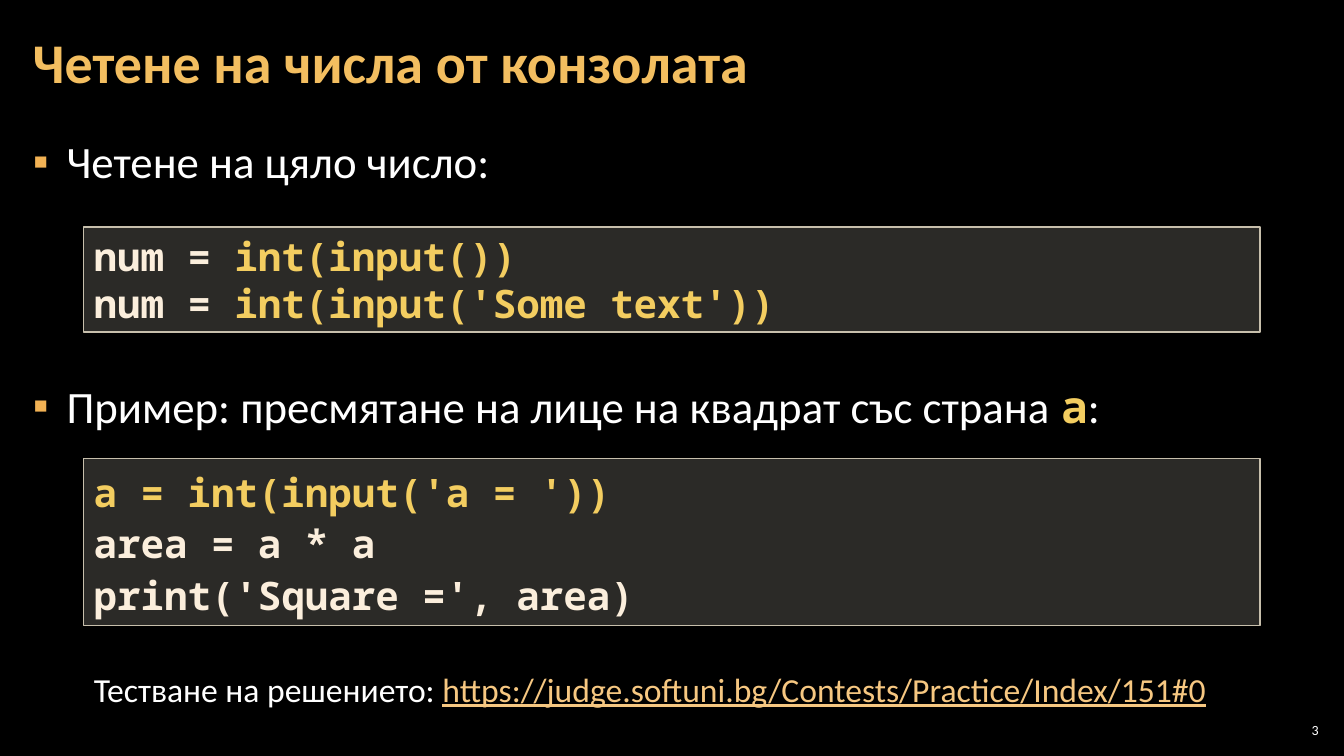
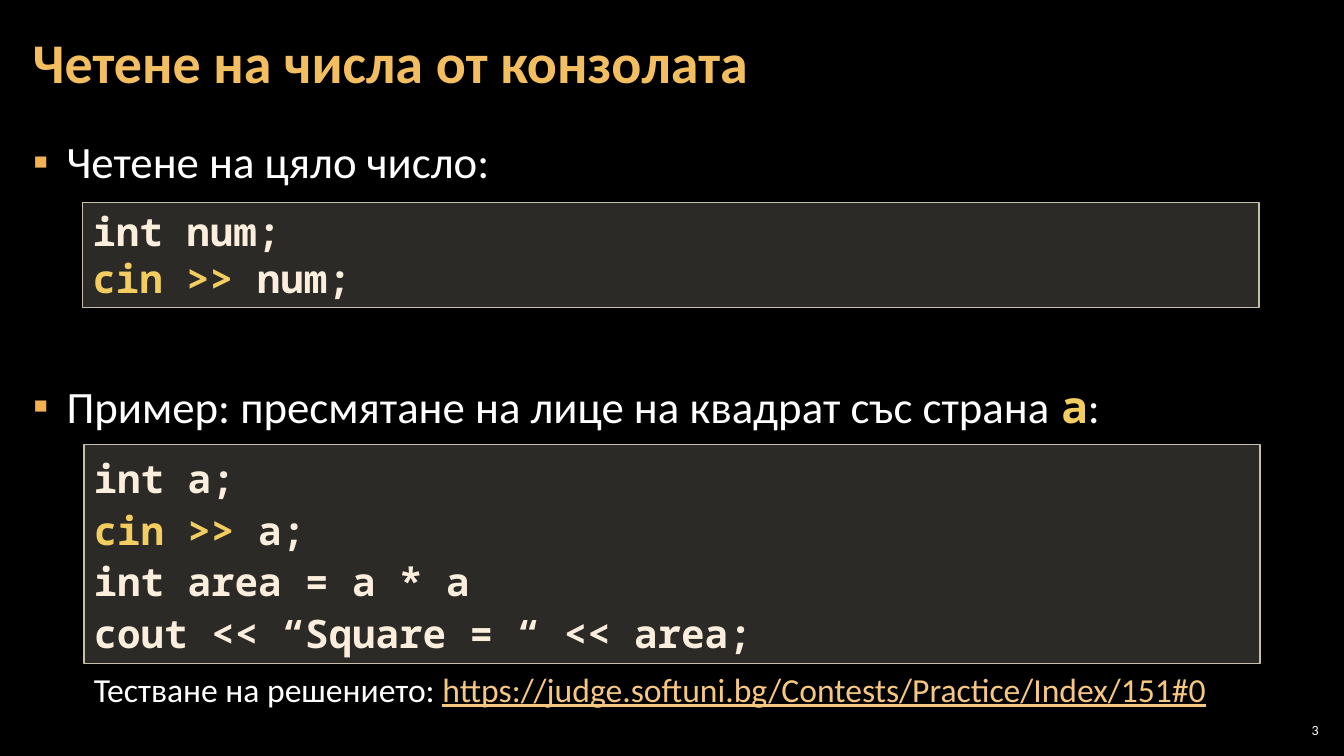
Before and after one commit to Software-University/C-plus-plus, a slide deck: slide 3 of 2. Simple-Calculations/2. Simple-Calculations.pptx. Drawn at 1344x756 pixels with LibreOffice and Linux fonts; fonts in the diff are those of the drawing; background and template pictures are left out. Boxes give left, top, right and bottom in pixels: in the first picture for what was removed or moved away, otherwise in the second. Text is boxed around its words. In the diff, an @@ line names an element or a change of style, - is before the commit and + after.

```diff
--- a/2. Simple-Calculations/2. Simple-Calculations.pptx
+++ b/2. Simple-Calculations/2. Simple-Calculations.pptx
@@ rectangle "int num;": place and size @@
-rectangle "int num;" at (84, 227, 1260, 332)
+rectangle "int num;" at (83, 203, 1259, 308)
@@ text in rectangle at (93, 215, 351, 299): text changed; text colour #F3CD60 to #FBEEDC @@
-num = int(input())
-num = int(input('Some text'))
+int num;
+cin >> num;
@@ rectangle "int a;": place and size @@
-rectangle "int a;" at (84, 459, 1260, 626)
+rectangle "int a;" at (84, 445, 1260, 663)
@@ text in rectangle at (94, 462, 751, 658): text changed @@
-a = int(input('a = '))
-area = a * a
-print('Square =', area)
+int a;
+cin >> a;
+int area = a * a
+cout << “Square = “ << area;
```
Also in this commit, not shown: 11 other slides changed.
